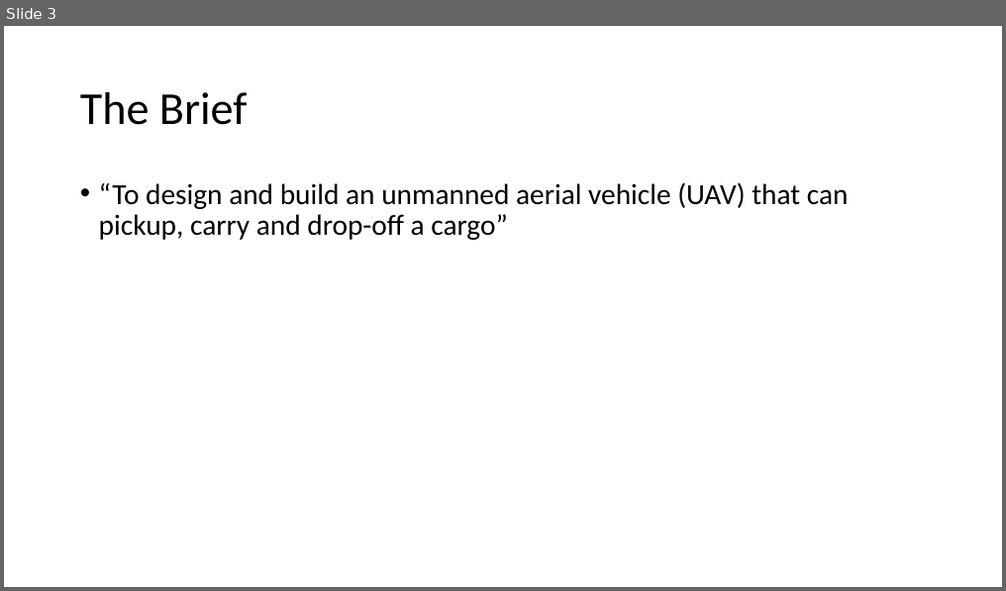
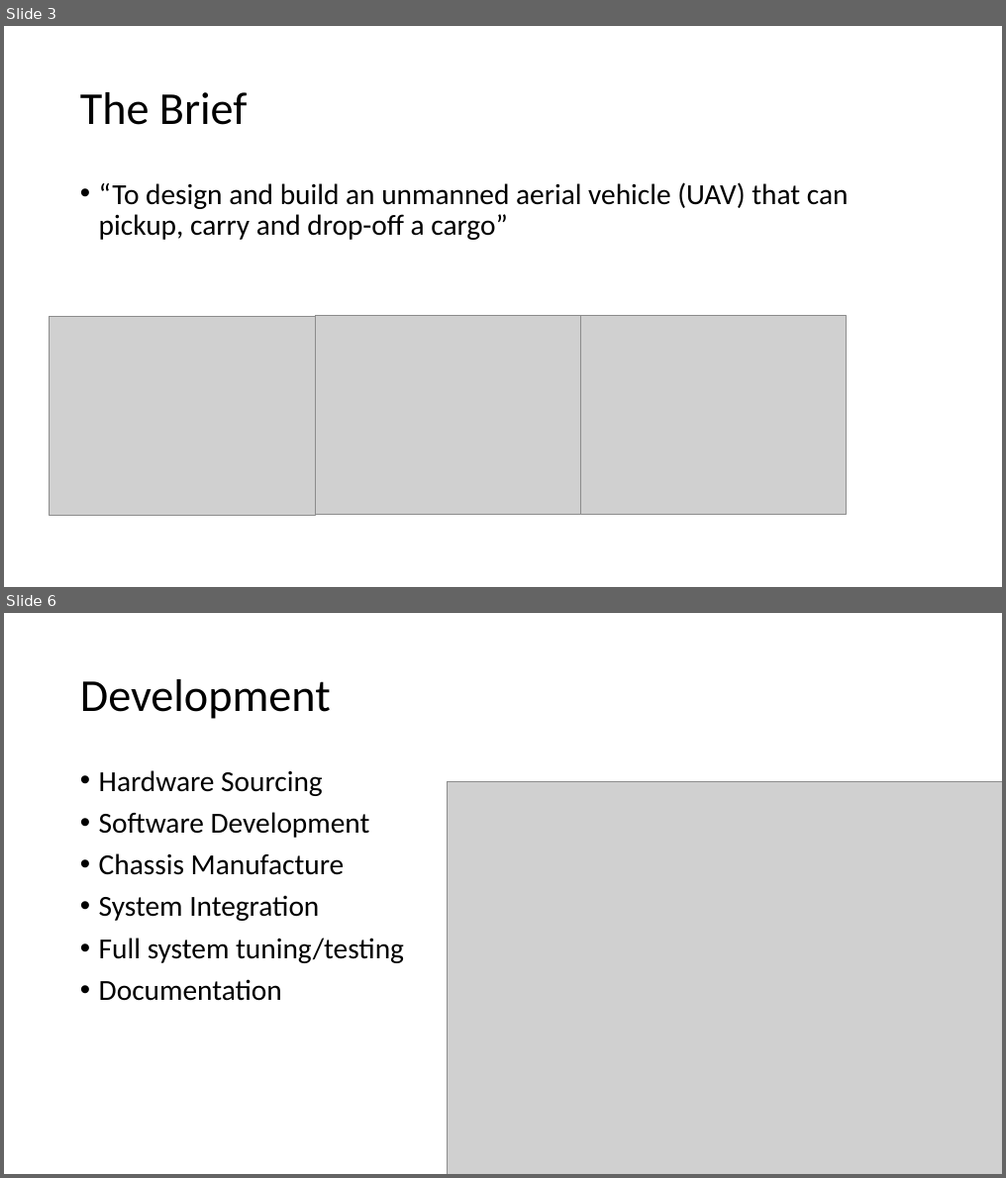
Before and after one commit to ibro-rox/D4-Ganges, a slide deck: Admin/presentation/Team_Ganges_Presentation.pptx. Shown one above the other, each under a label of ours: slide 3 before the commit, slides 3 and 6 after it; the slides between them are not shown. The pictures are 1006x591 and 1006x1178 pixels, drawn with LibreOffice and Linux fonts; fonts in the diff are those of the drawing; grey boxes stand for pictures. Boxes give left, top, right and bottom in pixels: in the first picture for what was removed or moved away, otherwise in the second. Text is boxed around its words. In the diff, an @@ line names an element or a change of style, - is before the commit and + after.

```diff
--- a/Admin/presentation/Team_Ganges_Presentation.pptx
+++ b/Admin/presentation/Team_Ganges_Presentation.pptx
@@ slide 6 added at <box>4,613,1002,1174</box>, background #FFFFFF @@
@@ title added at <box>80,679,331,719</box>, 44 pt, text #000000 @@
+Development
@@ text added at <box>99,770,404,1001</box>, 28 pt, text #000000 @@
+• Hardware Sourcing
+• Software Development
+• Chassis Manufacture
+• System Integration
+• Full system tuning/testing
+• Documentation
@@ picture added at <box>448,782,1002,1174</box> @@
@@ slide 3 changed as well @@
@@ picture added at <box>49,316,316,516</box> @@
@@ picture added at <box>316,316,581,515</box> @@
@@ picture added at <box>581,316,846,515</box> @@
```
Also in this commit, not shown: 2 other slides changed, 4 other slides added.
